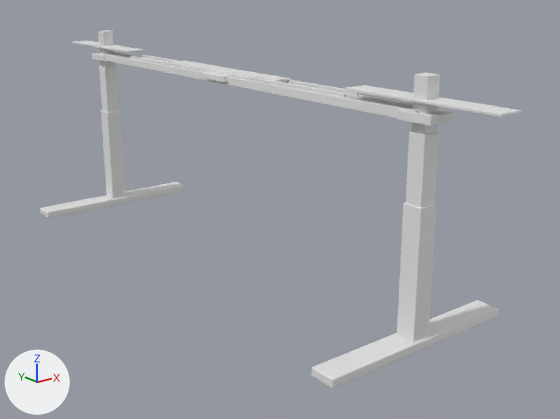
The glTF model assets/models/sit-stand-desk-frame-72in.glb as it was, and as the next commit left it.
Rendered twice from a 50 mm lens placed at (-1.57, -2.26, 1.04), pointed at (0.11, -0.16, 0.2). Lighting does not change. The marker at lower left points along +X, +Y and +Z. The first picture is the older version.

Names of what the first picture shows: 'cable-tray', 'controller', 'crossbar-bracket', 'crossbar-bracket.001', 'foot', 'foot.001', 'inner-rail', 'inner-rail.001', 'lower-column', 'lower-column.001', 'middle-column', 'middle-column.001', 'mount-plate', 'mount-plate.001', 'telescoping-rail', 'telescoping-rail.001', 'upper-column', 'upper-column.001'.
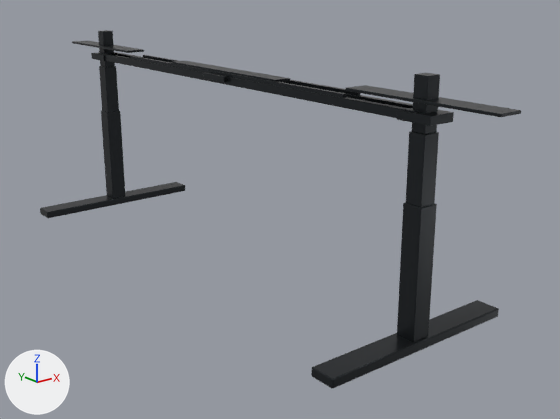
The change, as a diff of the scene's bpy script:
```diff
--- a/assets/models/sit-stand-desk-frame-72in.glb.py
+++ b/assets/models/sit-stand-desk-frame-72in.glb.py
@@ mat_powder_coated_black_steel @@
 mat_powder_coated_black_steel = principled_material('Powder-coated black steel')
-mat_powder_coated_black_steel.base_color = (0.8, 0.8, 0.8)  # white #e7e7e7
+mat_powder_coated_black_steel.base_color = (0.035, 0.04, 0.045)  # dark grey #35383c
+mat_powder_coated_black_steel.metallic = 0.82
```

Changed parts and their boxes [x1, y1, x2, y2] in the pictures (560 x 419 px):
'foot.001', recoloured, surface changed (white to dark grey)
    both: [311, 300, 499, 388]
'lower-column.001', recoloured, surface changed (white to dark grey)
    both: [397, 202, 437, 342]
'telescoping-rail', recoloured, surface changed
    both: [99, 53, 419, 118]
'middle-column.001', recoloured, surface changed (white to dark grey)
    both: [406, 131, 439, 207]
'lower-column', recoloured, surface changed (white to dark grey)
    both: [101, 111, 126, 199]
'foot', recoloured, surface changed (white to dark grey)
    both: [40, 182, 185, 218]
'mount-plate.001', recoloured, surface changed (white to dark grey)
    both: [346, 85, 521, 117]
'upper-column.001', recoloured, surface changed (white to dark grey)
    both: [412, 73, 440, 134]
'inner-rail', recoloured, surface changed
    both: [130, 56, 346, 98]
'middle-column', recoloured, surface changed (white to dark grey)
    both: [99, 66, 119, 112]
'crossbar-bracket.001', recoloured, surface changed (white to dark grey)
    both: [397, 108, 454, 126]
'cable-tray', recoloured, surface changed (white to dark grey)
    both: [172, 61, 290, 83]
'inner-rail.001', recoloured, surface changed
    both: [143, 55, 361, 96]
'upper-column', recoloured, surface changed (white to dark grey)
    both: [98, 30, 115, 67]
'telescoping-rail.001', recoloured, surface changed
    both: [113, 52, 413, 108]
'mount-plate', recoloured, surface changed (white to dark grey)
    both: [72, 41, 144, 53]
'controller', recoloured, surface changed (white to dark grey)
    both: [203, 72, 228, 82]
'crossbar-bracket', recoloured, surface changed
    both: [91, 52, 117, 61]
